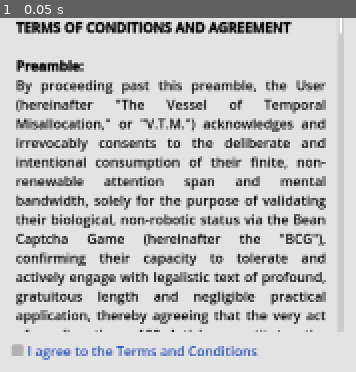
Above: before the commit, frame 1.
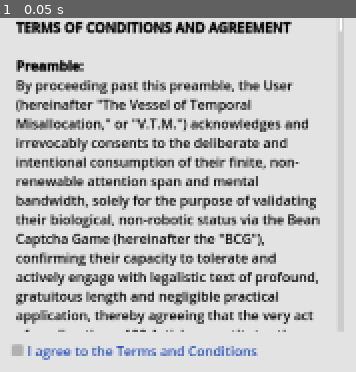
Above: after the commit, the same moment.

Repository: NonsenseNH/CaptchaWare
Game: Godot game, scene res://microgames/termsOfService.tscn
The game is run twice, just before and just after one commit, with the same random seed, the same clock (stepped at 60 frames per second) and the same inputs. This scene is started directly instead of the project's main scene.
Inputs:
- Up to frame 1 (0.05 s): no input

The runs differ from the first frame. In frame 1, 18% of the frame differs, in the area x 10-97%, y 3-89%.

Commit message:
change the horizontal alignment for the terms of service
note: change the offsets for the length of the tos, it's inconsistent on exports for some reason

Diff:
--- a/microgames/termsOfService.tscn
+++ b/microgames/termsOfService.tscn
@@ -60,7 +60,6 @@
 fit_content = true
 scroll_active = false
 shortcut_keys_enabled = false
-horizontal_alignment = 3
 
 [node name="_Control_7" type="Control" parent="ScrollContainer/VBoxContainer"]
 layout_mode = 2
@@ -89,7 +88,6 @@
 fit_content = true
 scroll_active = false
 shortcut_keys_enabled = false
-horizontal_alignment = 3
 
 [node name="CheckBox" type="CheckBox" parent="."]
 layout_mode = 0
--- a/scripts/microgames/terms_of_service/terms_of_service.gd
+++ b/scripts/microgames/terms_of_service/terms_of_service.gd
@@ -32,7 +32,7 @@
 
 	v_scroll_bar.mouse_filter = Control.MOUSE_FILTER_IGNORE
 	v_scroll_bar.value_changed.connect(on_value_changed)
-	v_box_container.custom_minimum_size = Vector2.DOWN * scroll_length[difficulty]
+	v_box_container.custom_minimum_size = Vector2.DOWN * scroll_length[4]
 	the_end_of_bar = int(v_box_container.custom_minimum_size.y) - 376
 
 	var prev_offset_text := 0
